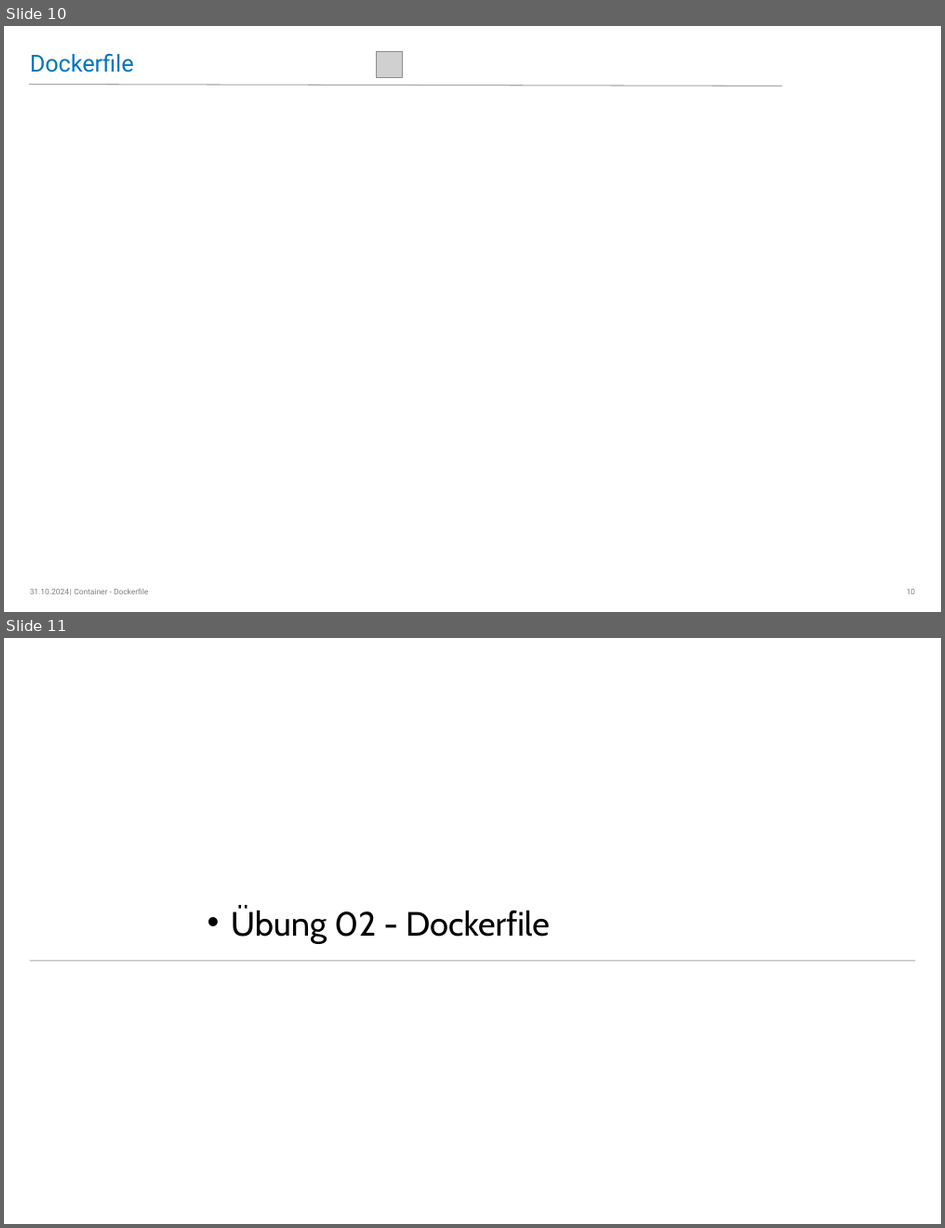
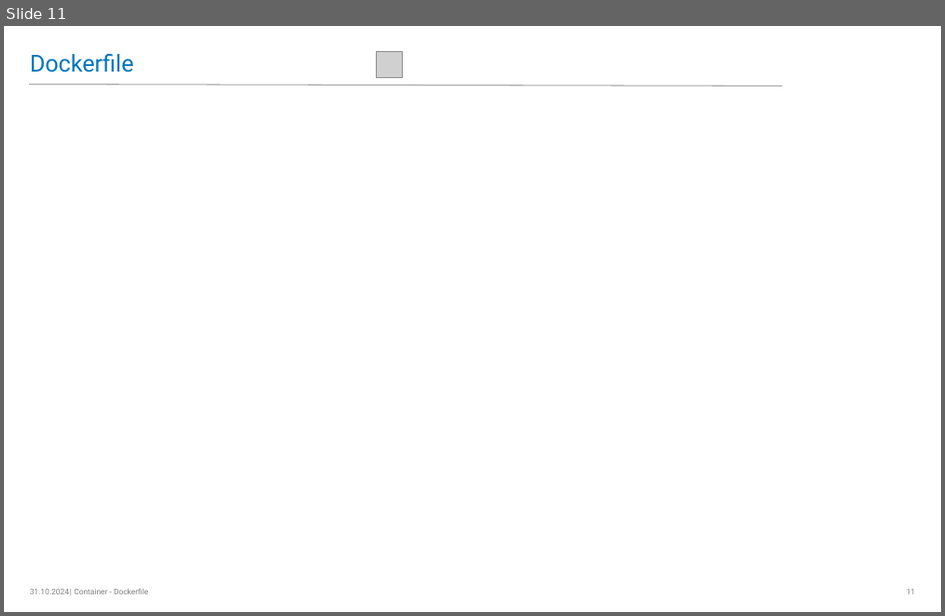
Before and after one commit to LNA-DEV/Workshop-Docker, a slide deck: Presentation.odp. Shown one above the other, each under a label of ours: slides 10 and 11 before the commit, slide 11 after it. The pictures are 945x1228 and 945x616 pixels, drawn with LibreOffice and Linux fonts; fonts in the diff are those of the drawing; grey boxes stand for pictures; background and template pictures are left out. Boxes give left, top, right and bottom in pixels: in the first picture for what was removed or moved away, otherwise in the second. Text is boxed around its words. In the diff, an @@ line names an element or a change of style, - is before the commit and + after.

```diff
--- a/Presentation.odp
+++ b/Presentation.odp
@@ slide 11 removed at box(4, 638, 941, 1224), background #FFFFFF @@
@@ text removed at box(231, 908, 550, 944) @@
-• Übung 02 - Dockerfile
@@ line removed from (916, 961) to (30, 961) @@
@@ what was slide 10 is now slide 11 @@
@@ page number at box(907, 589, 915, 594): text changed @@
-10
+11
```
Also in this commit, not shown: 2 slides changed, 1 slide added, 6 other files.
